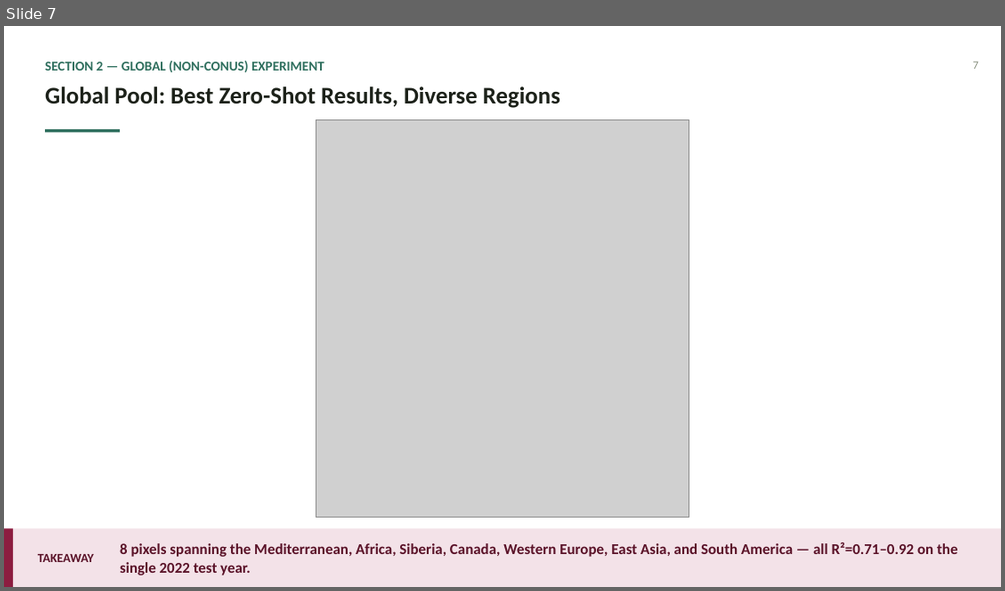
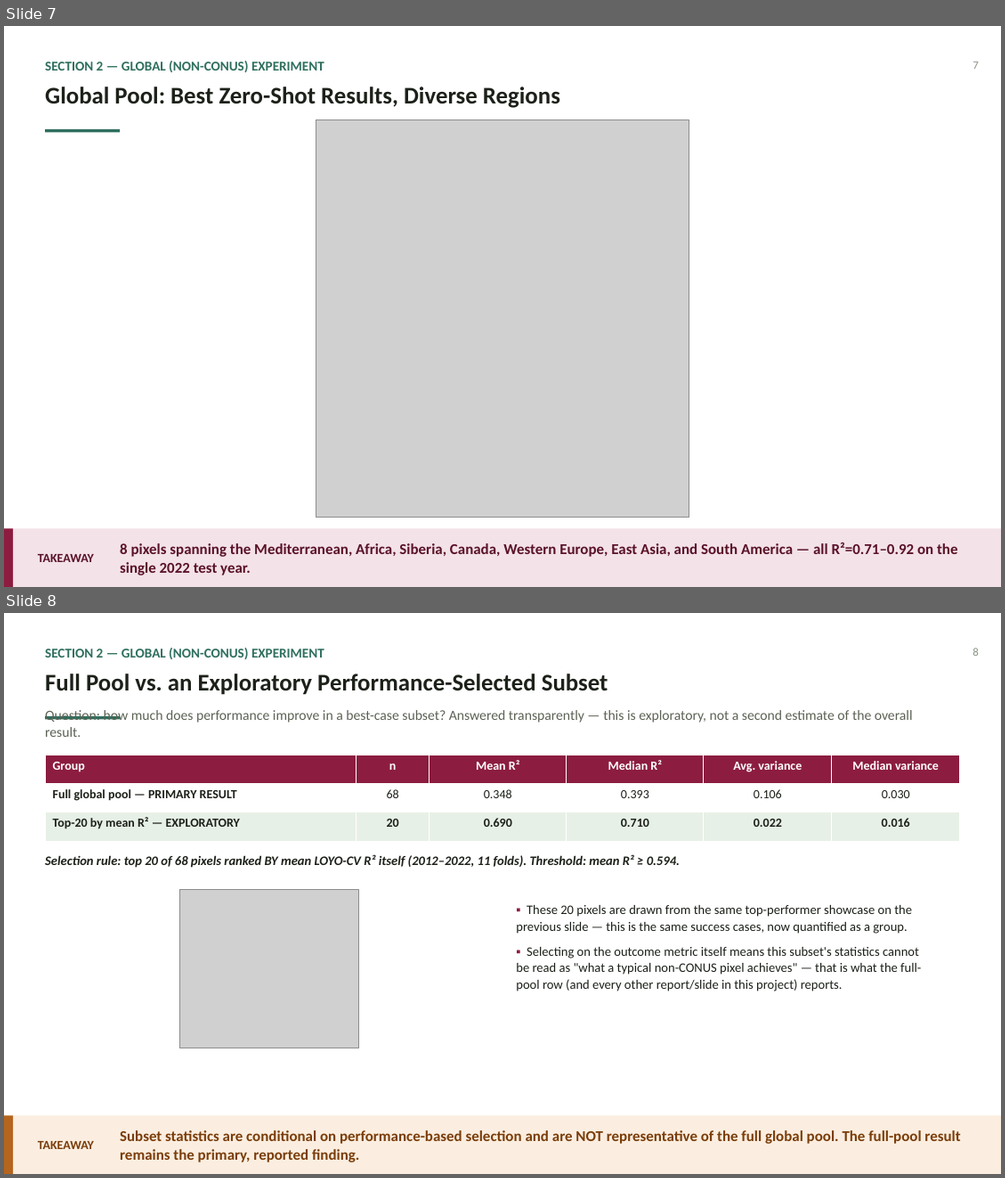
Before and after one commit to zhanghchen/Chronos2-vegetation-forecasting, a slide deck: presentations/LOYO_CV_Robustness_Update/LOYO_CV_Robustness_Update.pptx. Shown one above the other, each under a label of ours: slide 7 before the commit, slides 7 and 8 after it. The pictures are 1005x591 and 1005x1178 pixels, drawn with LibreOffice and Linux fonts; fonts in the diff are those of the drawing; grey boxes stand for pictures. Boxes give left, top, right and bottom in pixels: in the first picture for what was removed or moved away, otherwise in the second. Text is boxed around its words. In the diff, an @@ line names an element or a change of style, - is before the commit and + after.

```diff
--- a/presentations/LOYO_CV_Robustness_Update/LOYO_CV_Robustness_Update.pptx
+++ b/presentations/LOYO_CV_Robustness_Update/LOYO_CV_Robustness_Update.pptx
@@ slide 8 added at (x1=4, y1=613, x2=1001, y2=1174), background #FFFFFF @@
@@ text added at (x1=45, y1=648, x2=324, y2=659), 13 pt, text #2F6F5E, bold @@
+SECTION 2 — GLOBAL (NON-CONUS) EXPERIMENT
@@ text added at (x1=972, y1=648, x2=978, y2=656), 11 pt, text #8B9382 @@
+8
@@ text added at (x1=45, y1=674, x2=608, y2=695), 23 pt, text #1C2119, bold @@
+Full Pool vs. an Exploratory Performance-Selected Subset
@@ rectangle added at (x1=45, y1=716, x2=120, y2=719), fill #2F6F5E @@
@@ text added at (x1=45, y1=710, x2=913, y2=737), 13.5 pt, text #5C6355 @@
+Question: how much does performance improve in a best-case subset? Answered transparently — this is exploratory, not a second estimate of the overall result.
@@ table added at (x1=45, y1=755, x2=959, y2=841), 3 rows, 6 columns @@
+Group | n | Mean R² | Median R² | Avg. variance | Median variance
+Full global pool — PRIMARY RESULT | 68 | 0.348 | 0.393 | 0.106 | 0.030
+Top-20 by mean R² — EXPLORATORY | 20 | 0.690 | 0.710 | 0.022 | 0.016
@@ text added at (x1=45, y1=854, x2=680, y2=868), 12.5 pt, text #1C2119, bold, italic @@
+Selection rule: top 20 of 68 pixels ranked BY mean LOYO-CV R² itself (2012–2022, 11 folds). Threshold: mean R² ≥ 0.594.
@@ picture added at (x1=179, y1=890, x2=358, y2=1048) @@
@@ text added at (x1=516, y1=905, x2=921, y2=991), 12.5 pt, text #1C2119 @@
+▪ These 20 pixels are drawn from the same top-performer showcase on the previous slide — this is the same success cases, now quantified as a group.
+▪ Selecting on the outcome metric itself means this subset's statistics cannot be read as "what a typical non-CONUS pixel achieves" — that is what the full-pool row (and every other report/slide in this project) reports.
@@ rectangle added at (x1=4, y1=1116, x2=1001, y2=1174), fill #FBEEE0 @@
@@ rectangle added at (x1=4, y1=1116, x2=13, y2=1174), fill #B5651D @@
@@ text added at (x1=38, y1=1141, x2=94, y2=1149), 12 pt, text #7A3D0A, bold @@
+TAKEAWAY
@@ text added at (x1=120, y1=1130, x2=960, y2=1162), 14.5 pt, text #7A3D0A, bold @@
+Subset statistics are conditional on performance-based selection and are NOT representative of the full global pool. The full-pool result remains the primary, reported finding.
```
Also in this commit, not shown: 4 slides changed, 8 other files.
